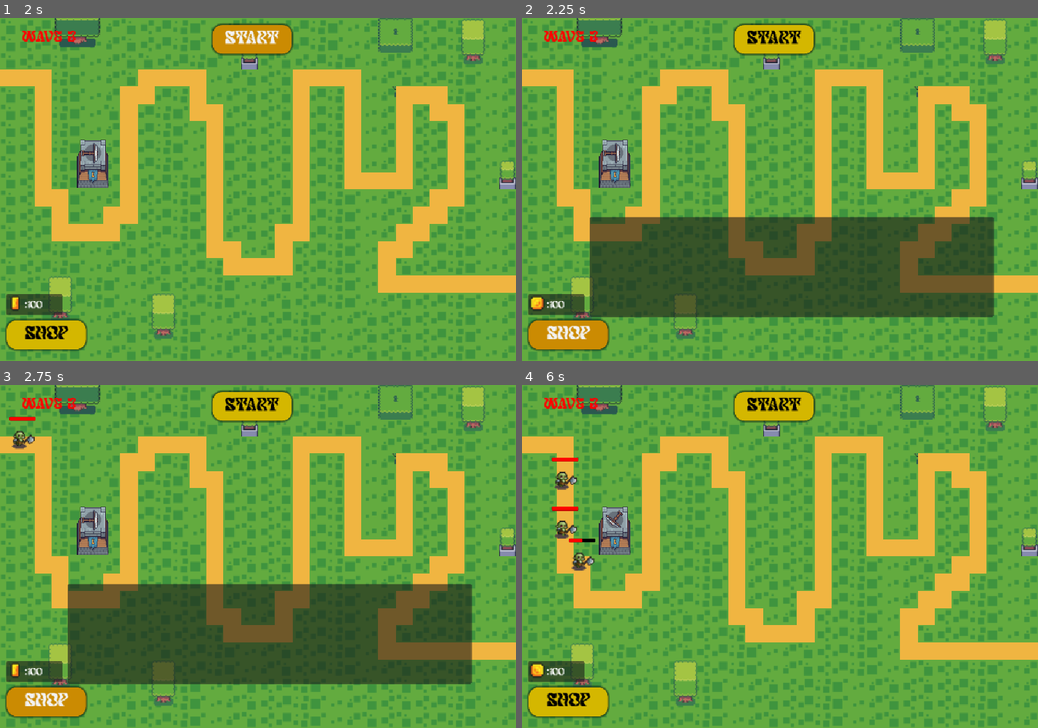
Above: before the commit, frames 1-4 (two rows, left to right).
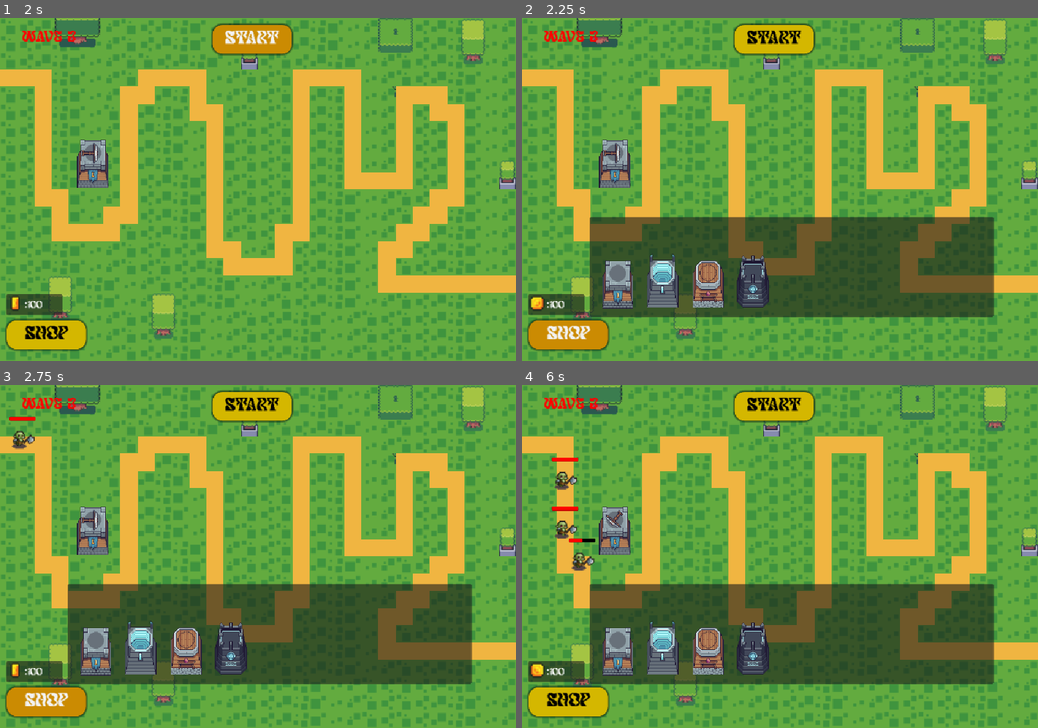
Above: after the commit, the same moments.

Repository: NNKD-Kevin/tower-defense
Game: Godot game, scene res://scenes/main.tscn
The game is run twice, just before and just after one commit, with the same random seed, the same clock (stepped at 60 frames per second) and the same inputs.
Inputs (mouse positions are in pixels of both pictures, inside the frame that each line leads up to):
- Up to frame 1 (2 s): click "Start" at 0.5 s; click "Start" at 1.25 s
- Up to frame 2 (2.25 s): click "Shop" at 2 s
- Up to frame 3 (2.75 s): no input
- Up to frame 4 (6 s): click (620, 645) at 2.77 s; click (666, 628) at 3.52 s; click (712, 642) at 4.27 s; click (754, 642) at 5.02 s; tap Enter at 5.75 s; drag from (614, 532) to (831, 481) at 5.77 s

Frame 1 is identical in both runs. In frame 2, 3.2% of the frame differs, in the area x 15-48%, y 69-85%; in frame 3, 3.2%; in frame 4, 23%, in the area x 13-92%, y 57-88%.

Commit message:
add 4 buttons for towers
due to lots of conflict and trouble in merge between my friend and mine so all of my towers added before were deleted so I need to make it again

Diff:
--- a/tower-defense/scenes/main.tscn
+++ b/tower-defense/scenes/main.tscn
@@ -5,7 +5,11 @@
 [ext_resource type="Texture2D" uid="uid://dq3mchdqllrmw" path="res://assets/Pixel Plains Free Pack/New Basic Tiles Free.png" id="2_sugp2"]
 [ext_resource type="PackedScene" uid="uid://bwloref71v63r" path="res://scenes/tower.tscn" id="5_tbgi4"]
 [ext_resource type="FontFile" uid="uid://cmpfgwq04rnkk" path="res://assets/Pixelout Personal Use Only.ttf" id="5_tefeu"]
+[ext_resource type="Texture2D" uid="uid://cw80qamwe3lvp" path="res://assets/towers/Tower 01.png" id="6_choun"]
 [ext_resource type="Texture2D" uid="uid://diotq4i3rmyel" path="res://assets/coin.png" id="6_tefeu"]
+[ext_resource type="Texture2D" uid="uid://1yqmsdfks4wl" path="res://assets/towers/Tower 02.png" id="7_ya4ey"]
+[ext_resource type="Texture2D" uid="uid://xi68nacmkowb" path="res://assets/towers/Tower 03.png" id="8_eb6dy"]
+[ext_resource type="Texture2D" uid="uid://ivggd5n5ov07" path="res://assets/towers/Tower 05.png" id="9_trceg"]
 
 [sub_resource type="TileSetAtlasSource" id="TileSetAtlasSource_jyhfs"]
 texture = ExtResource("1_0wfyh")
@@ -307,6 +311,30 @@
 corner_radius_bottom_left = 20
 shadow_size = 5
 
+[sub_resource type="StyleBoxEmpty" id="StyleBoxEmpty_ql4es"]
+
+[sub_resource type="AtlasTexture" id="AtlasTexture_auskg"]
+atlas = ExtResource("6_choun")
+region = Rect2(0, 0, 62, 128)
+
+[sub_resource type="StyleBoxEmpty" id="StyleBoxEmpty_0sxyj"]
+
+[sub_resource type="AtlasTexture" id="AtlasTexture_d2pp6"]
+atlas = ExtResource("7_ya4ey")
+region = Rect2(0, 0, 64.54001, 192)
+
+[sub_resource type="StyleBoxEmpty" id="StyleBoxEmpty_o5tgd"]
+
+[sub_resource type="AtlasTexture" id="AtlasTexture_u7cuq"]
+atlas = ExtResource("8_eb6dy")
+region = Rect2(0, 0, 65.74997, 128)
+
+[sub_resource type="StyleBoxEmpty" id="StyleBoxEmpty_s5u3a"]
+
+[sub_resource type="AtlasTexture" id="AtlasTexture_o5tgd"]
+atlas = ExtResource("9_trceg")
+region = Rect2(0, 0, 64.54001, 128)
+
 [sub_resource type="AtlasTexture" id="AtlasTexture_o6xl0"]
 atlas = ExtResource("6_tefeu")
 region = Rect2(0, 0, 16, 16)
@@ -448,6 +476,42 @@
 offset_right = 960.0
 offset_bottom = 610.0
 
+[node name="tower1" type="Button" parent="CanvasLayer/Panel" unique_id=1808364496]
+layout_mode = 0
+offset_left = 25.0
+offset_top = 55.0
+offset_right = 99.0
+offset_bottom = 191.0
+theme_override_styles/normal = SubResource("StyleBoxEmpty_ql4es")
+icon = SubResource("AtlasTexture_auskg")
+
+[node name="tower2" type="Button" parent="CanvasLayer/Panel" unique_id=86148371]
+layout_mode = 0
+offset_left = 116.0
+offset_top = -10.0
+offset_right = 188.0
+offset_bottom = 190.0
+theme_override_styles/normal = SubResource("StyleBoxEmpty_0sxyj")
+icon = SubResource("AtlasTexture_d2pp6")
+
+[node name="tower3" type="Button" parent="CanvasLayer/Panel" unique_id=1688739406]
+layout_mode = 0
+offset_left = 209.0
+offset_top = 54.0
+offset_right = 282.0
+offset_bottom = 190.0
+theme_override_styles/normal = SubResource("StyleBoxEmpty_o5tgd")
+icon = SubResource("AtlasTexture_u7cuq")
+
+[node name="tower5" type="Button" parent="CanvasLayer/Panel" unique_id=952758299]
+layout_mode = 0
+offset_left = 300.0
+offset_top = 57.0
+offset_right = 364.0
+offset_bottom = 185.0
+theme_override_styles/normal = SubResource("StyleBoxEmpty_s5u3a")
+icon = SubResource("AtlasTexture_o5tgd")
+
 [node name="Shop" type="Button" parent="CanvasLayer" unique_id=1427675814]
 offset_left = 14.0
 offset_top = 617.0
